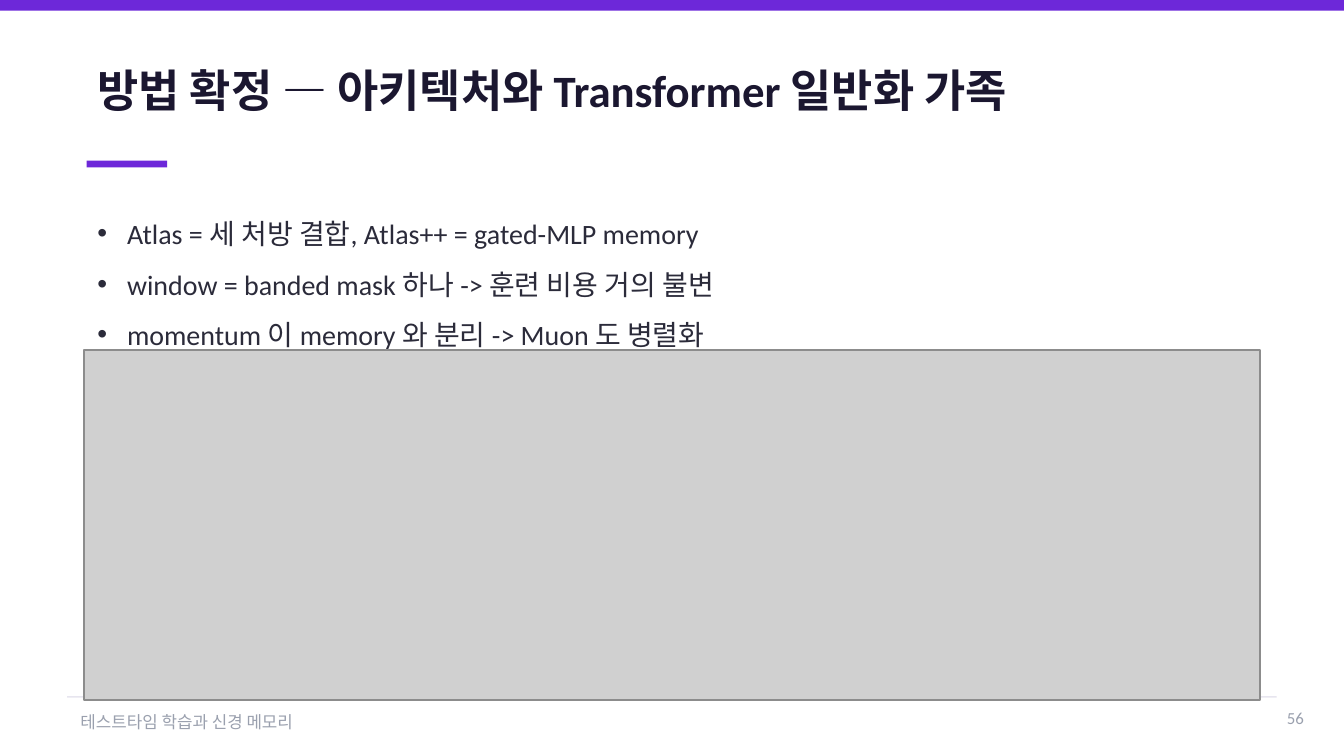
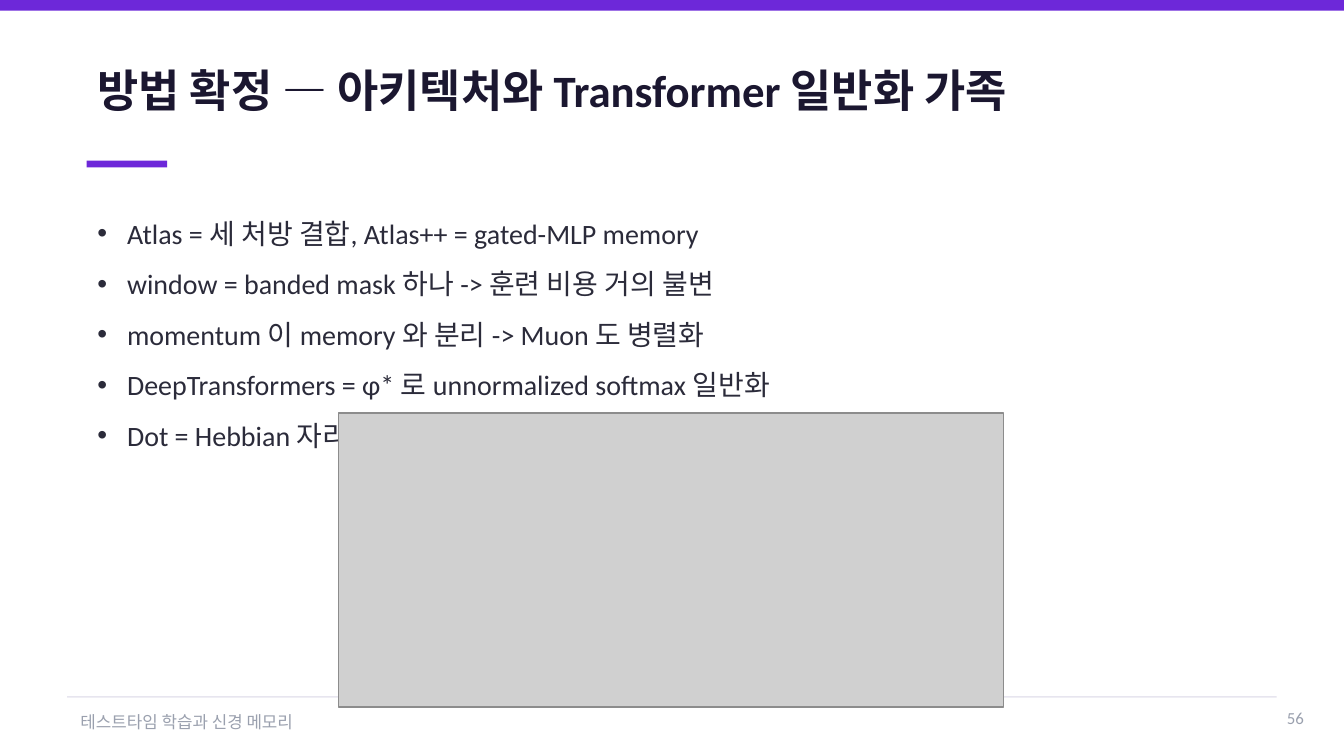
Before and after one commit to jimmylegendary/neural-memory-study, a slide deck: slide 56 of seminar/TTT-neural-memory-seminar.pptx. Drawn at 1344x756 pixels with LibreOffice and Linux fonts; fonts in the diff are those of the drawing; grey boxes stand for pictures. Boxes give left, top, right and bottom in pixels: in the first picture for what was removed or moved away, otherwise in the second. Text is boxed around its words. In the diff, an @@ line names an element or a change of style, - is before the commit and + after.

```diff
--- a/seminar/TTT-neural-memory-seminar.pptx
+++ b/seminar/TTT-neural-memory-seminar.pptx
@@ text "Atlas = 세 처방 결합, ..." rewrapped from box(127, 220, 714, 353) to box(127, 220, 770, 454) @@
@@ picture: place and size @@
-picture at box(83, 349, 1259, 699)
+picture at box(339, 413, 1004, 707)
```
Also in this commit, not shown: 54 other slides changed, 1 other file.
